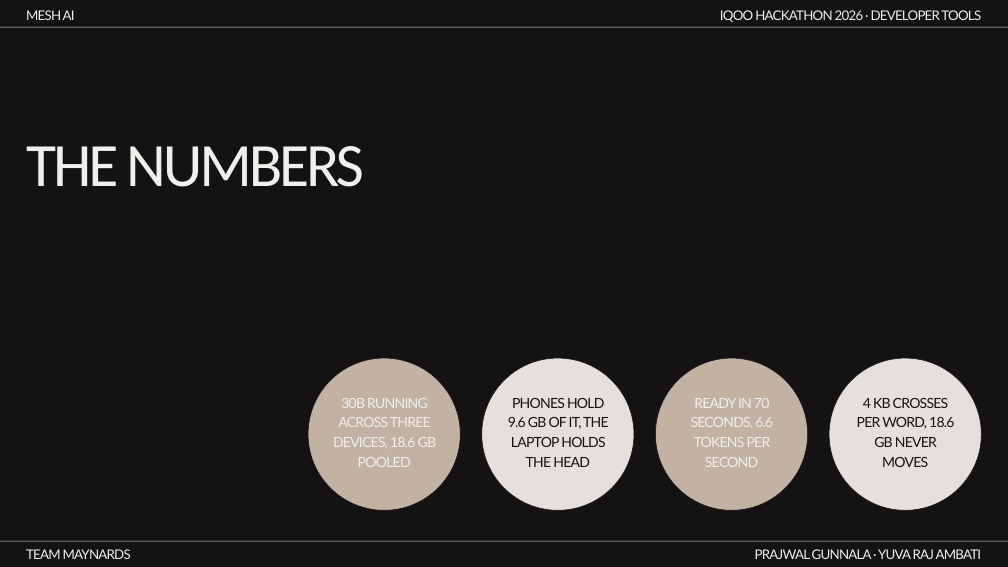
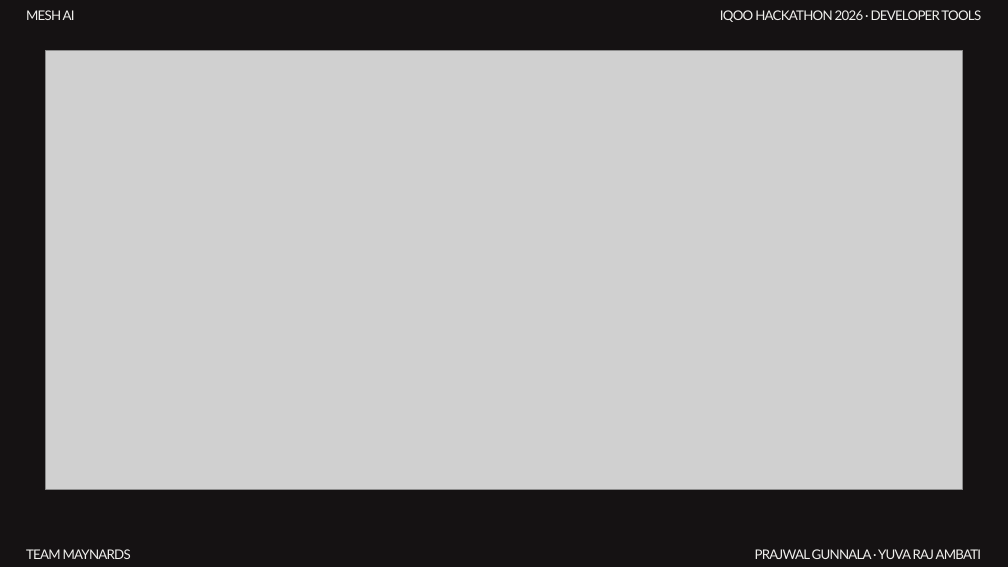
Before and after one commit to prajwal-gunnala/maynards, a slide deck: slide 11 of docs/deck/MeshAI_Deck_v4.pptx (slide 16 before the commit). Drawn at 1008x567 pixels with LibreOffice and Linux fonts; fonts in the diff are those of the drawing; grey boxes stand for pictures. Boxes give left, top, right and bottom in pixels: in the first picture for what was removed or moved away, otherwise in the second. Text is boxed around its words. In the diff, an @@ line names an element or a change of style, - is before the commit and + after.

```diff
--- a/docs/deck/MeshAI_Deck_v4.pptx
+++ b/docs/deck/MeshAI_Deck_v4.pptx
@@ line removed from (0, 27) to (1008, 27) @@
@@ picture added at (45, 50, 963, 489) @@
@@ text removed at (26, 146, 364, 187) @@
-THE NUMBERS
@@ freeform shape removed at (308, 358, 460, 511) @@
@@ freeform shape removed at (482, 358, 634, 511) @@
@@ freeform shape removed at (656, 358, 808, 511) @@
@@ freeform shape removed at (829, 358, 981, 511) @@
@@ text removed at (333, 398, 437, 467) @@
-30B RUNNING ACROSS THREE DEVICES, 18.6 GB POOLED
@@ text removed at (508, 398, 609, 467) @@
-PHONES HOLD 9.6 GB OF IT, THE LAPTOP HOLDS THE HEAD
@@ text removed at (691, 398, 773, 467) @@
-READY IN 70 SECONDS, 6.6 TOKENS PER SECOND
@@ text removed at (857, 398, 954, 467) @@
-4 KB CROSSES PER WORD, 18.6 GB NEVER MOVES
@@ line removed from (0, 541) to (1008, 541) @@
```
Also in this commit, not shown: 9 other slides changed, 7 other files.
